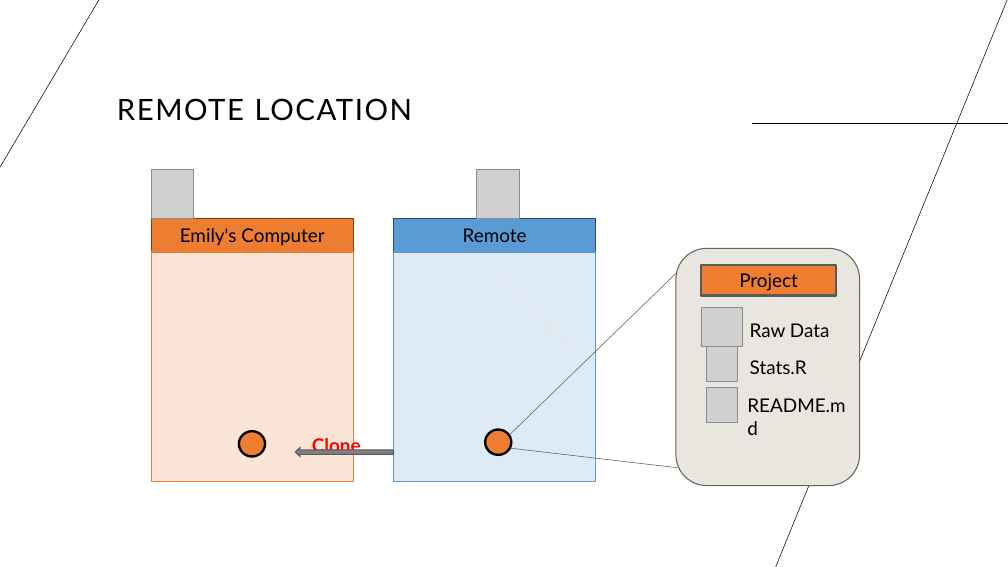
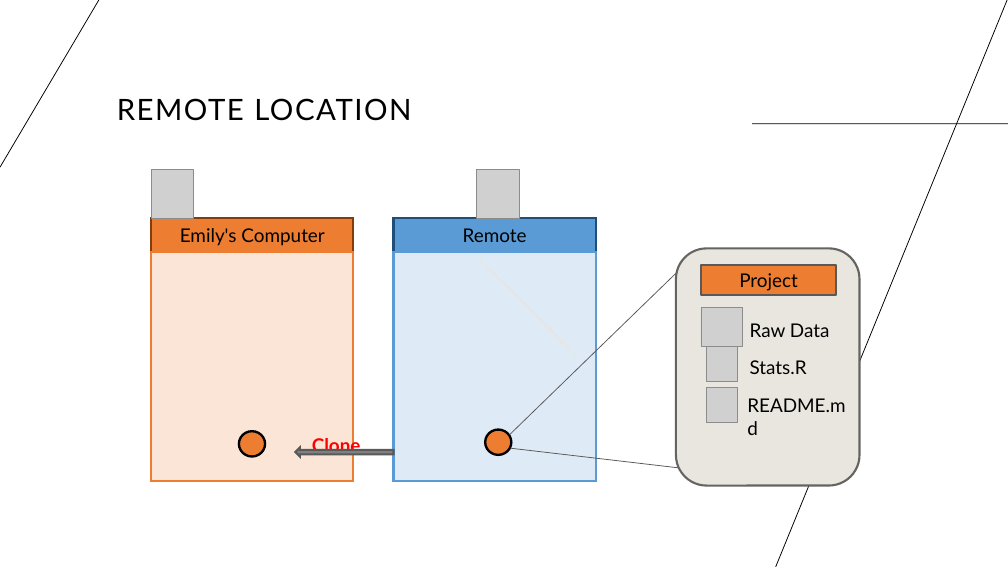
Before and after one commit to cassandra-hui/GitHub-Workshop, a slide deck: slide 10 of Day_1.pptx. Drawn at 1008x567 pixels with LibreOffice and Linux fonts; fonts in the diff are those of the drawing; grey boxes stand for pictures. Boxes give left, top, right and bottom in pixels: in the first picture for what was removed or moved away, otherwise in the second. Text is boxed around its words. In the diff, an @@ line names an element or a change of style, - is before the commit and + after.

```diff
--- a/Day_1.pptx
+++ b/Day_1.pptx
@@ line (0, 167) - (100, 0): stroke #000000 0.5 pt to #000000 0.75 pt @@
@@ line (1008, 0) - (776, 567): stroke #000000 0.5 pt to #000000 0.75 pt @@
@@ line (752, 124) - (1008, 124): stroke #000000 0.5 pt to #000000 0.75 pt @@
@@ rectangle "Emily's Computer" at box(151, 219, 353, 252): outline #843C0B 1 pt to #843C0B 2 pt @@
@@ rectangle at box(151, 252, 353, 481): outline #ED7D31 1 pt to #ED7D31 2 pt @@
@@ rectangle at box(394, 252, 596, 481): outline #5B9BD5 1 pt to #5B9BD5 2 pt @@
@@ rounded rectangle at box(676, 249, 860, 486): outline #666562 1 pt to #666461 2 pt; proportions changed @@
@@ line removed from (510, 435) to (677, 273) @@
@@ freeform shape added at box(510, 272, 677, 434), outline #595959 0.75 pt @@
@@ right arrow at box(296, 448, 394, 457): outline #595959 1 pt to #595959 2 pt; proportions changed @@
@@ line removed from (510, 448) to (682, 468) @@
@@ freeform shape added at box(510, 448, 682, 469), outline #595959 0.75 pt @@
```
Also in this commit, not shown: 20 other slides changed, 1 other file.
